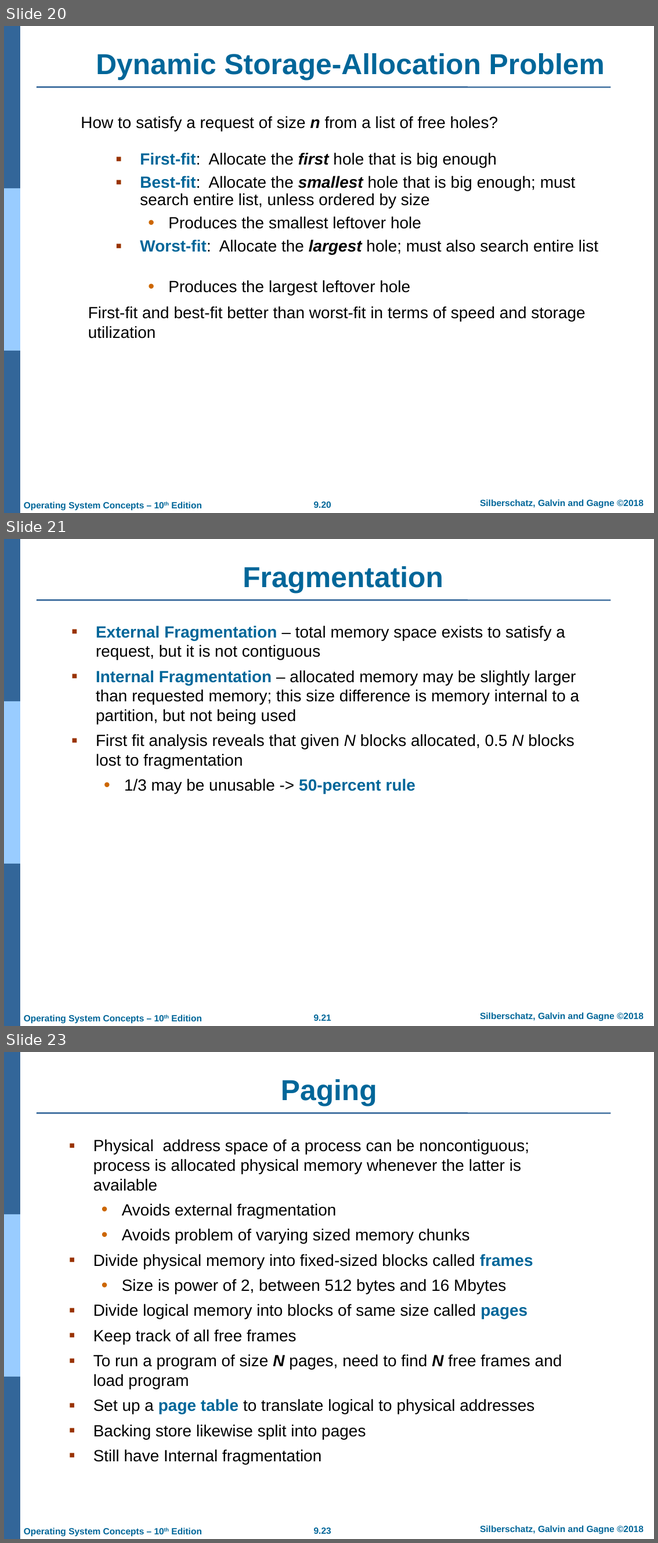
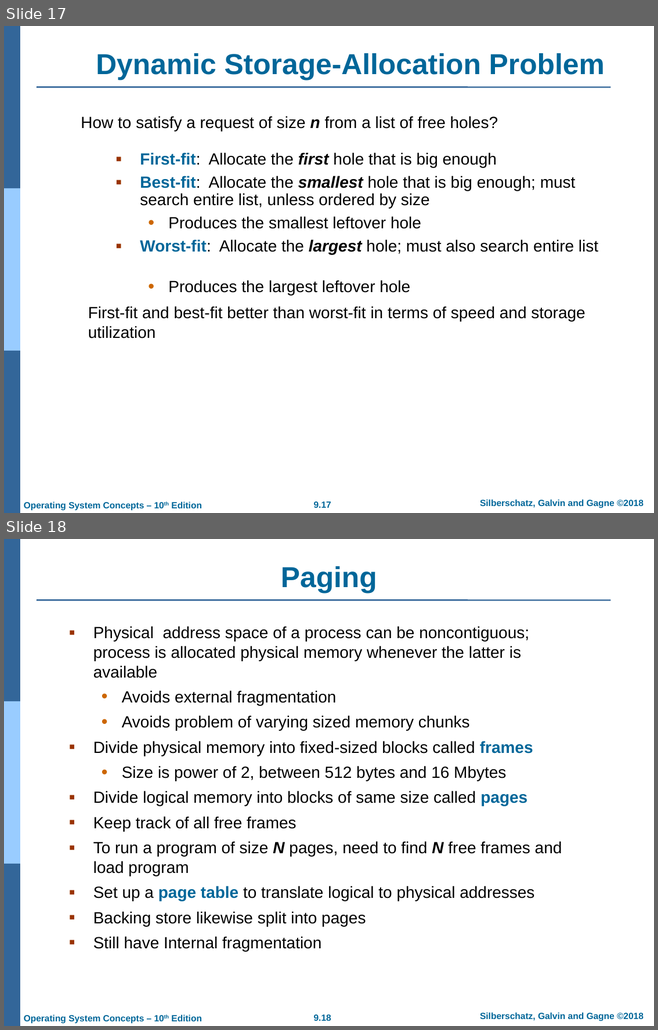
Before and after one commit to Hazrat-Ali9/Operating-System, a slide deck: main memory.pptx. Shown one above the other, each under a label of ours: slides 20, 21 and 23 before the commit, slides 17 and 18 after it; the slides between them are not shown. The pictures are 658x1543 and 658x1030 pixels, drawn with LibreOffice and Linux fonts; fonts in the diff are those of the drawing; background and template pictures are left out. Boxes give left, top, right and bottom in pixels: in the first picture for what was removed or moved away, otherwise in the second. Text is boxed around its words. In the diff, an @@ line names an element or a change of style, - is before the commit and + after.

```diff
--- a/main memory.pptx
+++ b/main memory.pptx
@@ slide 21 removed at (x1=4, y1=539, x2=654, y2=1026), background #FFFFFF; not listed: 7 template elements that a slide beside it also shows @@
@@ title removed at (x1=242, y1=566, x2=443, y2=594) @@
-Fragmentation
@@ text removed at (x1=96, y1=625, x2=579, y2=794) @@
-▪ External Fragmentation – total memory space exists to satisfy a request, but it is not contiguous
-▪ Internal Fragmentation – allocated memory may be slightly larger than requested memory; this size difference is memory internal to a partition, but not being used
-▪ First fit analysis reveals that given N blocks allocated, 0.5 N blocks lost to fragmentation
-  • 1/3 may be unusable -> 50-percent rule
@@ what was slide 20 is now slide 17 @@
@@ page number at (x1=314, y1=502, x2=331, y2=508): text changed @@
-9.20
+9.17
@@ what was slide 23 is now slide 18 @@
@@ page number at (x1=314, y1=1015, x2=331, y2=1021): text changed @@
-9.23
+9.18
```
Also in this commit, not shown: 5 other slides removed, 1 other file.
